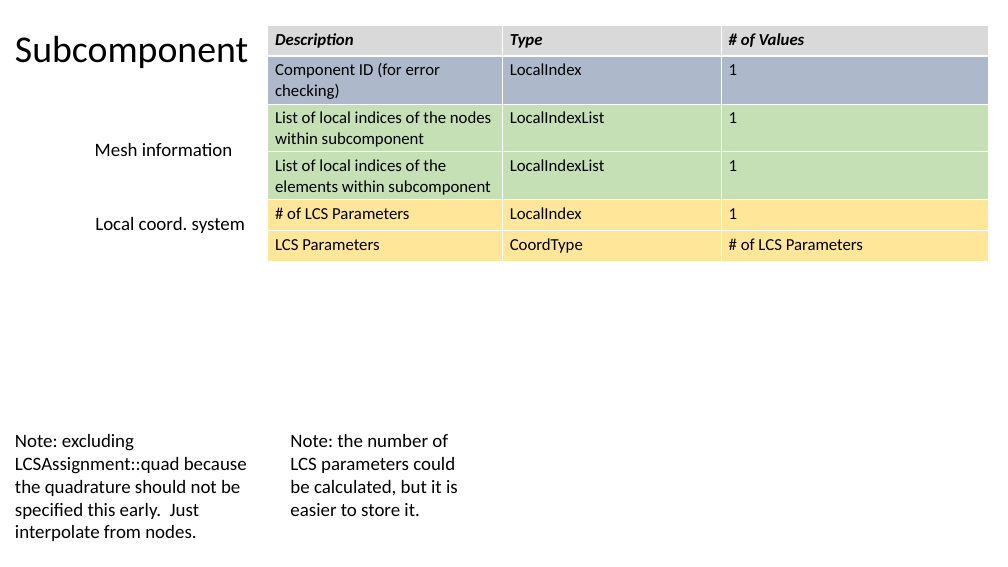
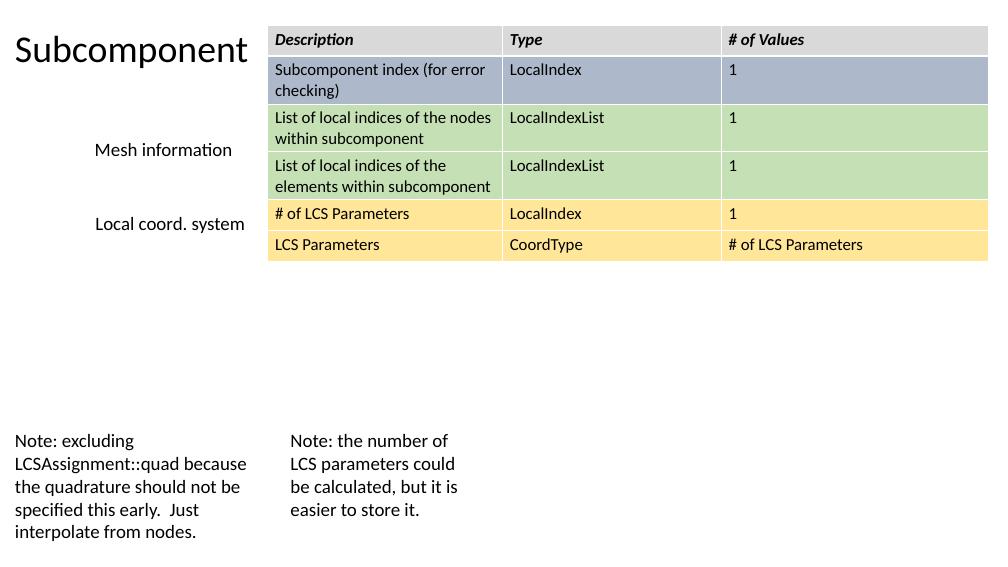
Before and after one commit to afrl/sheff-fea-io, a slide deck: slide 16 of docs/FormatSpecification.pptx (slide 14 before the commit). Drawn at 1008x567 pixels with LibreOffice and Linux fonts; fonts in the diff are those of the drawing. Boxes give left, top, right and bottom in pixels: in the first picture for what was removed or moved away, otherwise in the second. Text is boxed around its words. In the diff, an @@ line names an element or a change of style, - is before the commit and + after.

```diff
--- a/docs/FormatSpecification.pptx
+++ b/docs/FormatSpecification.pptx
@@ table at [268, 26, 989, 262] @@
-row 2, column 1: Component ID (for error checking)
+row 2, column 1: Subcomponent index (for error checking)
```
Also in this commit, not shown: 1 other slide changed, 2 slides added, 9 other files.
